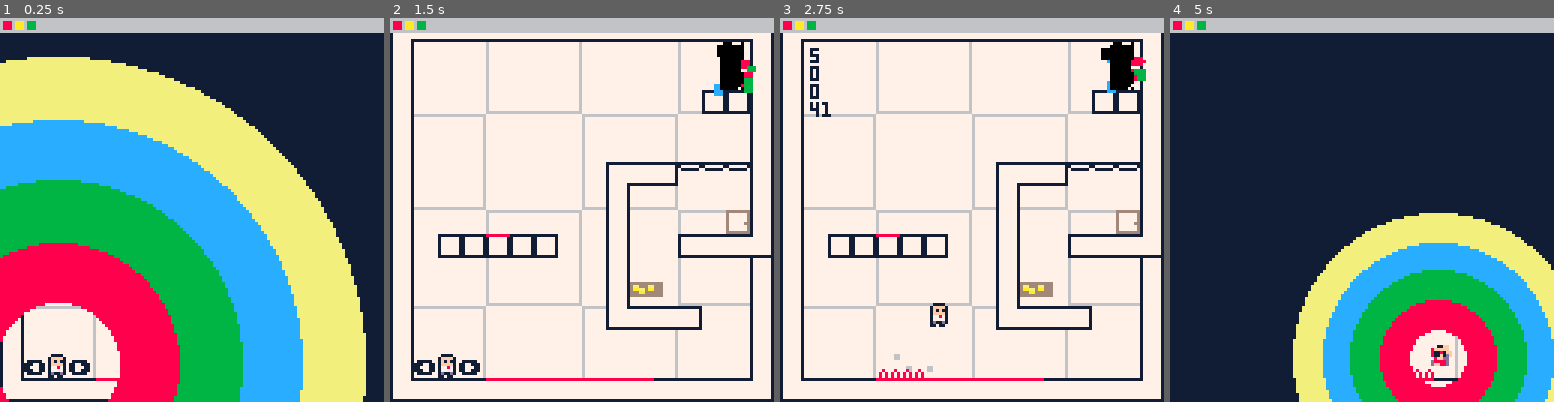
Above: before the commit, frames 1-4 (left to right).
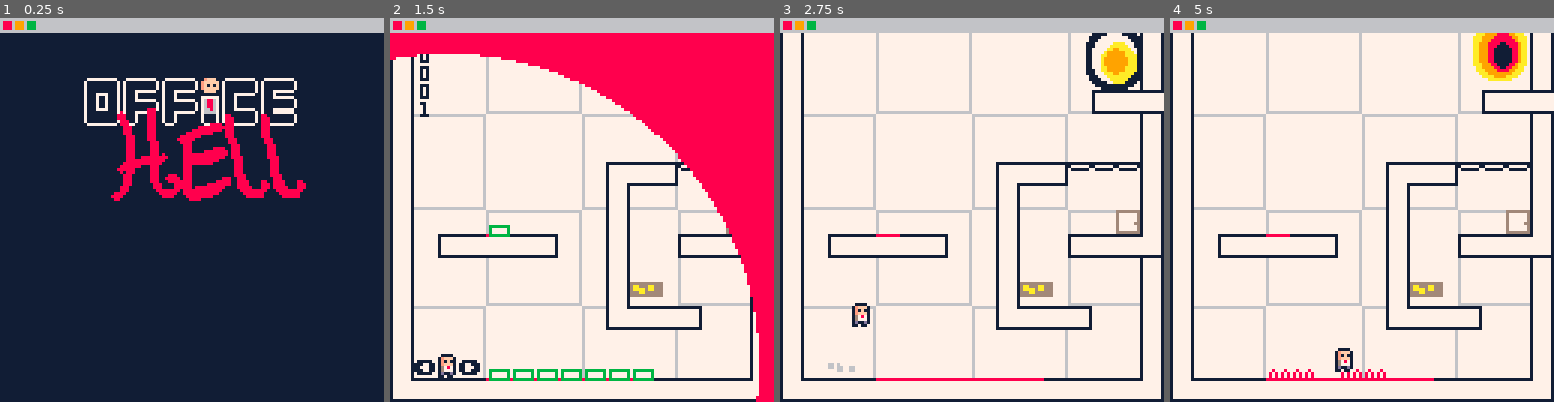
Above: after the commit, the same moments.

Repository: OllieBlomfield/office_game
Game: PICO-8 cartridge rr.p8
Same seed, same stepped clock (60 frames per second), same inputs: the game is played once before the commit and once after it.
Inputs:
- Up to frame 1 (0.25 s): no input
- Up to frame 2 (1.5 s): tap X (X key) at 0.33, 1.07 s; tap O (Z key) at 0.7 s
- Up to frame 3 (2.75 s): hold Right 1.6-2.1 s; tap O (Z key) at 1.7, 2.1, 2.5 s; tap X (X key) at 1.85 s; hold Right from 2.47 s (still down)
- Up to frame 4 (5 s): tap O (Z key) every 0.4 s from 2.9 to 4.9 s; tap X (X key) at 2.97, 4.08 s; release Right at 3.03 s; hold Left 3.08-3.58 s; hold Right 4.02-4.68 s

The runs differ from the first frame. In frame 1, 72% of the frame differs, in the area x 0-96%, y 0-100%; in frame 2, 25%; in frame 3, 4.0%; in frame 4, 90%, in the area x 0-100%, y 0-100%.

Commit message:
changed exit animation, added new level, added level transition anim and started on main menu

Diff:
--- a/rr.p8
+++ b/rr.p8
@@ -5,6 +5,8 @@
 #include scripts/player.lua
 #include scripts/collision.lua
 #include scripts/level.lua
+#include scripts/main_menu.lua
+#include scripts/level_transition.lua
 #include scripts/objects/object.lua
 #include scripts/objects/stop_sign.lua
 #include scripts/entities/entity.lua
@@ -86,27 +88,26 @@
 
 
 
-
 __gff__
 0000000340800000000040404000000000000000004000000000000000000000000000000000000000000000000000000303030303030303030302400000000080000000000000000000000000000000000000000000000000000000000000000000000000000000000000000000000040000000000000000000000000000000
 0000000000000000000000000000000000000000000000000000000000000000000000000000000000000000000000000000000000000000000000000000000000000000000000000000000000000000000000000000000000000000000000000000000000000000000000000000000000000000000000000000000000000000
 __map__
-3831313131313131313131313131313938313131313131313131313131313139383131313135313131313131313131393831313131313131313131313131313938313131313131313131313131313139000000000000000000000000000000000000000000000000000000000000000000000000000000000000000000000000
 3500000000000000000000000000003535000000000000000000000000000035350000000035000000000000000000353500000000000000000000000000003535000000000000000000000000000035000000000000000000000000000000000000000000000000000000000000000000000000000000000000000000000000
 3500000000000000000000000000003535000000000000000000000000000035350000000035000000000000000000353500000000000000000000000000003535000000000000000000000000000035000000000000000000000000000000000000000000000000000000000000000000000000000000000000000000000000
-35000000000000000000000000030335353a3a00000000000000000000000035354000000036000000000000000000353500000000000000000505003031313935000000000000000000000000000035000000000000000000000000000000000000000000000000000000000000000000000000000000000000000000000000
-3500000000000000000000000000003535000000000000000000000000000035343132000000000000000000303131333500000505050505003032000000003535000000000000000000000000000035000000000000000000000000000000000000000000000000000000000000000000000000000000000000000000000000
-3500000000000000000000000000003535000038313131320000000000000035350000000000000000030000000000353500003a30313132000000000000003535000000000000000000000000000035000000000000000000000000000000000000000000000000000000000000000000000000000000000000000000000000
-3500000000000000003831323a3a3a35350000350000000000000030323a3a35350004000000000000000000000000353500000000000000000000000000003535000000000000000000000000000035000000000000000000000000000000000000000000000000000000000000000000000000000000000000000000000000
-3500000000000000003500000000003535000035000000000000000000000035353a3a303131320000000000000000353505050500000000000000000000003535000000000000000000000000000035000000000000000000000000000000000000000000000000000000000000000000000000000000000000000000000000
+3500000000000000000000000000003535000000000000000000000000000035350000000035000000000000000000353500000000000000000000000000003535000000000000000000000000000035000000000000000000000000000000000000000000000000000000000000000000000000000000000000000000000000
+35000000000000000000000000303131353a3a00000000000000000000000035354000000036000000000000000000353500000000000000000505003031313935000000000000000000000000000035000000000000000000000000000000000000000000000000000000000000000000000000000000000000000000000000
+3500000000000000000000000000003535000000000000000000000000000035343132000000000000000000303131333500000505050505003032000000003531313131320030313200303132000035000000000000000000000000000000000000000000000000000000000000000000000000000000000000000000000000
+3500000000000000000000000000003535000038313131320000000000000035350000000000000000030000000000353500003a30313132000000000000003535000000001400000014000000000035000000000000000000000000000000000000000000000000000000000000000000000000000000000000000000000000
+3500000000000000003831323a3a3a35350000350000000000000030323a3a35350004000000000000000000000000353500000000000000000000000000003535000000040000000000000000050535000000000000000000000000000000000000000000000000000000000000000000000000000000000000000000000000
+3500000000000000003500000000003535000035000000000000000000000035353a3a3031313200000000000000003535050505000000000000000000000035353a3a3a303131313131313131313135000000000000000000000000000000000000000000000000000000000000000000000000000000000000000000000000
 35000000050000000035000000000c3535000035000000000000000000000035350000000000000000000000000000353530313200000000000000000000003535000000000000000000000000000035000000000000000000000000000000000000000000000000000000000000000000000000000000000000000000000000
-3500030303030300003500003031313335000035000000040000000012000035350000001400000000000000000000353500000000050505050505050000003535000000000000000000000000000035000000000000000000000000000000000000000000000000000000000000000000000000000000000000000000000000
-3500000000000000003500000000003535000035000000303131313131320035350000000000040000000000000000353500000000303131313131320000003535000000000000000000000000000035000000000000000000000000000000000000000000000000000000000000000000000000000000000000000000000000
-350000000000000000350a0b0000003535000035000000000000000000000035343131313131313139000000000000353500000000000000000000000000003535000000000000000000000000000035000000000000000000000000000000000000000000000000000000000000000000000000000000000000000000000000
-3500000000000000003431313200003535000035000000000000000000000035350000000000000034313200000000353500000000000000000000000505053535000000000000000000000000000035000000000000000000000000000000000000000000000000000000000000000000000000000000000000000000000000
-3500000000000000000000000000003535000034313131320000000000000035350000000000140000000000000000353500000000000000000000000303033535000000000000000000000000000035000000000000000000000000000000000000000000000000000000000000000000000000000000000000000000000000
-3500000005050505050505000000003535000000000000050505050500040035350000000000000000000000000000353505050505050505050505050505053535000000000000000000000000000035000000000000000000000000000000000000000000000000000000000000000000000000000000000000000000000000
-3431313131313131313131313131313334313131313131313131313131313133343131313131313131313131313131333431313131313131313131313131313334313131313131313131313131313133000000000000000000000000000000000000000000000000000000000000000000000000000000000000000000000000
+3500303131313200003500003031313335000035000004000000000012000035350000001400000000000000000000353500000000050505050505050000003535000000000000000000000000000035000000000000000000000000000000000000000000000000000000000000000000000000000000000000000000000000
+3500000000000000003500000000003535000035000030313131313131320035350000000000040000000000000000353500000000303131313131320000003535000000370000370000000000000035000000000000000000000000000000000000000000000000000000000000000000000000000000000000000000000000
+350000000000000000350a0b0000003535000035000000000000000000000035343131313131313139000000000000353500000000000000000000000000003535000000350000350000000000000035000000000000000000000000000000000000000000000000000000000000000000000000000000000000000000000000
+3500000000000000003431313200003535000035000000000000000000000035350000000000000034313200000000353500000000000000000000000505053535000000343131330000370000370035000000000000000000000000000000000000000000000000000000000000000000000000000000000000000000000000
+3500000000000000000000000000003535000034313131320000000000000035350000000000140000000000000000353500000000000000000000000303033535000000000000000000350000350035000000000000000000000000000000000000000000000000000000000000000000000000000000000000000000000000
+3500000005050505050505000000003535000000000000050505050500040035350000000000000000000000000000353505050505050505050505050505053535000000000000000000353839350035000000000000000000000000000000000000000000000000000000000000000000000000000000000000000000000000
+3431313131313131313131313131313334313131313131313131313131313133343131313131313131313131313131333431313131313131313131313131313334313131313131313131353535343133000000000000000000000000000000000000000000000000000000000000000000000000000000000000000000000000
 3831313131313131313131313131313900000000000000000000000000000000000000000000000000000000000000000000000000000000000000000000000000000000000000000000000000000000000000000000000000000000000000000000000000000000000000000000000000000000000000000000000000000000
 3500000000000000000000000000003500000000000000000000000000000000000000000000000000000000000000000000000000000000000000000000000000000000000000000000000000000000000000000000000000000000000000000000000000000000000000000000000000000000000000000000000000000000
 3500000000000038313131313131313131313131313139000000000000000000000000000000000000000000000000000000000000000000000000000000000000000000000000000000000000000000000000000000000000000000000000000000000000000000000000000000000000000000000000000000000000000000
--- a/scripts/draw_methods.lua
+++ b/scripts/draw_methods.lua
@@ -3,8 +3,9 @@
   pal(1,129,1)
   pal(2,136,1)
   pal(5,134,1)
+  --pal(10,143,1)
   pal(11,139,1)
-  pal(14,135,1)
+  pal(14,143,1)
   palt(4, true)
   palt(0, false)
 end
@@ -12,7 +13,7 @@
 function draw_foreground()
   rectfill(0,0,128,4,6)
   for i=0,2 do
-    rectfill(1+(i*4),1,3+(i*4),3,({8,10,11})[i+1])
+    rectfill(1+(i*4),1,3+(i*4),3,({8,9,11})[i+1])
   end
 end
 
@@ -36,3 +37,16 @@
     end
   end
 end
+
+function draw_debug()
+  print(#particles,10,10,1)
+  print(mx)
+  print(my)
+  print(lvl)
+  for e in all(entities) do
+    rect(e.x,e.y,e.x+e.w,e.y+e.h,11)
+  end
+  for o in all(objects) do
+    rect(o.x,o.y,o.x+o.w,o.y+o.h,11)
+  end
+end
--- a/scripts/entities/entity.lua
+++ b/scripts/entities/entity.lua
@@ -4,3 +4,7 @@
         plr_damage()
     end
 end
+
+function entity_update()
+    for e in all(entities) do e.update(e) end
+end
--- a/scripts/entities/exit.lua
+++ b/scripts/entities/exit.lua
@@ -1,25 +1,25 @@
 function add_exit(x,y)
-    temp_particles = {}
-    for i=0,13 do
-        add(temp_particles,{
-            dir=rnd({-1,-0.5,0.5,1}),
-            x=rnd({-2,-1,1,2})*(rnd(2)+1),
-            y=rnd({-2,-1,1,2})*(rnd(2)+1),
-            c=rnd({0,8,8,10,10,11,11,12,12}),
-            sx=rnd(3),
-            sy=rnd(3)
-        })
-    end
+    -- temp_particles = {}
+    -- for i=0,13 do
+    --     add(temp_particles,{
+    --         dir=rnd({-1,-0.5,0.5,1}),
+    --         x=rnd({-2,-1,1,2})*(rnd(2)+1),
+    --         y=rnd({-2,-1,1,2})*(rnd(2)+1),
+    --         c=rnd({0,8,8,10,10,11,11,12,12}),
+    --         sx=rnd(3),
+    --         sy=rnd(3)
+    --     })
+    -- end
 
 
     add(entities,{
         x=x,
         y=y,
-        w=8,
-        h=16,
+        w=12,
+        h=12,
         update=exit_update,
         draw=exit_draw,
-        particles=temp_particles,
+        --particles=temp_particles,
         active=true,
     })
 end
@@ -31,22 +31,63 @@
     end
 end
 
+-- function exit_draw(e)
+--     --ovalfill(exit.x,exit.y,exit.x+exit.w,exit.y+exit.h,0)
+--     if e.active then
+--         local center_x = e.x+e.w\2
+--         local center_y = e.y+e.h\2
+--         for p in all(e.particles) do
+--             off_x=2*sin((t+rnd(20))/100)
+--             off_y=2*cos((t+rnd(20))/100)
+--             rectfill(
+--             p.x+center_x+off_x*p.dir,
+--             p.y+center_y+off_y*p.dir,
+--             p.x+center_x+p.sx+rnd(2)+off_x*p.dir,
+--             p.y+center_y+p.sy+rnd(2)+off_y*p.dir,
+--             p.c)
+--         end
+--         spr(rnd({45,46,47}),e.x,e.y,1,2)
+--     else
+--         spr(65,e.x,e.y,1,2)
+--     end
+-- end
+
 function exit_draw(e)
-    --ovalfill(exit.x,exit.y,exit.x+exit.w,exit.y+exit.h,0)
     if e.active then
-        local center_x = e.x+e.w\2
-        local center_y = e.y+e.h\2
-        for p in all(e.particles) do
-            off_x=2*sin((t+rnd(20))/100)
-            off_y=2*cos((t+rnd(20))/100)
-            rectfill(
-            p.x+center_x+off_x*p.dir,
-            p.y+center_y+off_y*p.dir,
-            p.x+center_x+p.sx+rnd(2)+off_x*p.dir,
-            p.y+center_y+p.sy+rnd(2)+off_y*p.dir,
-            p.c)
+        for i=6,2,-1 do
+            rr = rrectfill
+            if i==5 then
+                rr=rrect
+            end
+            local c = i==5 and 1 or 0
+            i = min(i,5)
+            -- r = i*0.05*(t%120)
+            -- circfill(e.x+4,e.y+8,r/2,({8,11,12,14,1})[flr(r)\2])
+            local cl = flr(t/20)
+            -- circfill(e.x+4,e.y+8,i*2,({8,11,12,14,1})[(c-i)%5+1])
+            -- local x = e.x + 4 + 3*cos((t+3*i)/80)
+            -- local y = e.y + 8 + 3*sin((t+3*i)/80)
+            -- circfill(x,y,i*3,({7,8,7,6,8})[i])
+
+            local x = e.x + 6 - i*2 + 3*cos((t+3*i)/120)
+            local y = e.y + 6 - i*2 + 3*sin((t+3*i)/120)
+            rr(
+                x,
+                y,
+                2*sin((t+3*i)/120)+i*4,
+                2*cos((t+3*i)/120)+i*4,
+                6,
+                ({1,7,10,9,8,2})[(cl-i)%5+1]
+            )
+            -- circfill(
+            --     x,
+            --     y,
+            --     2*sin((t+3*i)/120)+i*4,
+            --     ({1,7,10,9,8,2})[i + c]
+            -- )
+            --{7,8,7,8,2,1}
+            --circfill(x,y,i*3,({7,8,7,6,8})[i])
         end
-        spr(rnd({45,46,47}),e.x,e.y,1,2)
     else
         spr(65,e.x,e.y,1,2)
     end
--- a/scripts/entities/ghost.lua
+++ b/scripts/entities/ghost.lua
@@ -2,7 +2,7 @@
     add(entities,{
         x=x,
         y=y,
-        h=8,
+        h=7,
         w=8,
         origin_y=y,
         update=ghost_update,
--- a/scripts/level.lua
+++ b/scripts/level.lua
@@ -1,9 +1,10 @@
 levels = {}
-levels[1] = {{16,112}, {110,8}, function() end}
+levels[1] = {{16,112}, {104,8}, function() end}
 levels[2] = {{16,112}, {16,8}}
 levels[3] = {{16,112}, {104,16}}
 levels[4] = {{9,112}, {110,8}}
-levels[5] = {{111,112}, {110,8}}
+levels[5] = {{9,112}, {10,8}}
+levels[6] = {{9,112}, {16,8}}
 
 function reset_level() --fix mx and my
     level_state = 0 --0 intro, 1 playing, 2 clear
@@ -16,6 +17,7 @@
     plr_init(current_lvl[1][1],current_lvl[1][2])
     level_has_key = false
     key_collected = false
+    level_cleared = false
     level_anim_start_time = t
     level_anim_time = 0
     scan_map()
@@ -28,6 +30,7 @@
 
 function next_level()
     lvl+=1
+    level_cleared = true
     transition_out_level()
 end
 
@@ -35,3 +38,85 @@
     level_state = 2
     level_anim_start_time = t + 40
 end
+
+function level_intro()
+  entity_update()
+  level_anim_time = t - level_anim_start_time
+  if level_anim_time > 60 then
+    level_state = 1
+  end
+end
+
+function level_play()
+  plr_update()
+  entity_update()
+  for p in all(particles) do
+    p.update(p)
+    p.l-=1
+    if p.l <= 0 then
+      del(particles,p)
+    end
+  end
+end
+
+function level_outro()
+  level_anim_time = level_anim_start_time - t
+  if level_anim_time < -2 then
+    if level_cleared then
+      transition_init()
+    else
+      reset_level()
+    end
+  end
+end
+
+function level_init()
+  reset_level()
+  update = level_update
+  draw = level_draw
+end
+
+function level_update()
+    t+=1
+    if level_state==0 then
+      level_intro()
+    elseif level_state==1 then
+      level_play()
+    elseif level_state==2 then
+      level_outro()
+    end
+
+    if btnp(5) then
+      debug_menu = not debug_menu
+    end
+end
+
+function level_draw()
+    cls(7)
+    draw_background()
+    rect(0,0,127,127,1)
+    map(mx,my,0,0,16,16,127)
+
+    for p in all(particles) do p.draw(p) end
+    for e in all(entities) do e.draw(e) end
+    if plr.visible then plr_draw() end
+
+    if debug_menu then
+      draw_debug()
+    end
+    --print(plr.state)
+    --print(#objects)
+
+    --circfill(plr.x+4,plr.y+4,cos(time()/4)*300,0 | 0x1800)
+    if level_state==0 or level_state==2 then
+      --fillp(░)
+      poke(0x5f34,0x2)
+      for i=1,5 do
+        circfill(plr.x+3,plr.y+3,i*0.08*level_anim_time*level_anim_time, ({8,11,12,14,1})[i] | 0x1800)
+      end
+    end
+    --circfill(plr.x+3, plr.y+3, 2, 0 | 0x1800)
+
+
+    draw_foreground()
+end
--- /dev/null
+++ b/scripts/level_transition.lua
@@ -0,0 +1,22 @@
+function transition_init()
+    update = transition_update
+    draw = transition_draw
+
+    transition_anim_time = -10
+end
+
+function transition_update()
+    transition_anim_time+=1
+    if transition_anim_time>140 then
+        level_init()
+    end
+end
+
+function transition_draw()
+    cls(1)
+    --fillp(░)
+    rrectfill(transition_anim_time-2,58,10,12,3,7 | 6)
+    --fillp()
+    spr(({33,34,35,34})[1+(transition_anim_time%60\15)],transition_anim_time,60)
+    draw_foreground()
+end
--- a/scripts/main.lua
+++ b/scripts/main.lua
@@ -1,99 +1,14 @@
 function _init()
   t=0
-  lvl=1
+  lvl = 1
   debug_menu=false
-  reset_level()
+  menu_init()
 end
 
-function _update60()
-    t+=1
-    if level_state==0 then
-      level_intro()
-    elseif level_state==1 then
-      level_play()
-    elseif level_state==2 then
-      level_outro()
-    end
-
-    if btnp(5) then
-      debug_menu = not debug_menu
-    end
+function _update60() update() end
+function _draw()
+  set_pal()
+  draw()
 end
 
-function _draw()
-    cls(7)
-    set_pal()
-    draw_background()
-    rect(0,0,127,127,1)
-    map(mx,my,0,0,16,16,127)
-
-    for p in all(particles) do
-      p.draw(p)
-    end
-    for e in all(entities) do
-      e.draw(e)
-    end
-    if plr.visible then plr_draw() end
-
-    if debug_menu then
-      draw_debug()
-    end
-    --print(plr.state)
-    --print(#objects)
-    -- for e in all(entities) do
-    --   rect(e.x,e.y,e.x+e.w,e.y+e.h,11)
-    -- end
-    -- for o in all(objects) do
-    --   rect(o.x,o.y,o.x+o.w,o.y+o.h,11)
-    -- end
-
-    --circfill(plr.x+4,plr.y+4,cos(time()/4)*300,0 | 0x1800)
-    if level_state==0 or level_state==2 then
-      --fillp(░)
-      poke(0x5f34,0x2)
-      for i=1,5 do
-        circfill(plr.x+3,plr.y+3,i*0.08*level_anim_time*level_anim_time, ({8,11,12,14,1})[i] | 0x1800)
-      end
-    end
-    --circfill(plr.x+3, plr.y+3, 2, 0 | 0x1800)
-
-
-    draw_foreground()
-end
 --{1,12,8,11,1}
-
-
-function draw_debug()
-  print(#particles,10,10,1)
-  print(mx)
-  print(my)
-  print(level_anim_time)
-end
-
-function level_intro()
-  level_anim_time = t - level_anim_start_time
-  if level_anim_time > 40 then
-    level_state = 1
-  end
-end
-
-function level_play()
-  plr_update()
-  for e in all(entities) do
-    e.update(e)
-  end
-  for p in all(particles) do
-    p.update(p)
-    p.l-=1
-    if p.l <= 0 then
-      del(particles,p)
-    end
-  end
-end
-
-function level_outro()
-  level_anim_time = level_anim_start_time - t
-  if level_anim_time < 0 then
-    reset_level()
-  end
-end
--- /dev/null
+++ b/scripts/main_menu.lua
@@ -0,0 +1,37 @@
+function menu_init()
+    update = menu_update
+    draw = menu_draw
+
+    options = {"play"}
+    logo_offset_y = 0
+    menu_state = 1 --0 credits, 1 logo, 2 game transition
+end
+
+function menu_update()
+    if menu_state==1 then
+        if btnp(4) then menu_state = 2 end
+    elseif menu_state==2 then
+        logo_offset_y-=6
+        if logo_offset_y < -60 then
+            level_init()
+        end
+    end
+end
+
+function menu_draw()
+    cls(1)
+    -- rrect(22,68,84,54,6,7)
+    -- rrectfill(24,70,80,50,6)
+    -- for i=1,#options do
+    --     print(options[i],26,72,1)
+    -- end
+    draw_logo()
+    draw_foreground()
+end
+
+function draw_logo()
+    spr(96,28,20 + logo_offset_y,9,2)
+    spr(73,37,30 + logo_offset_y,5,4)
+    spr(78,74,29 + logo_offset_y,2,4)
+    spr(78,86,29 + logo_offset_y,2,4)
+end
--- a/scripts/player.lua
+++ b/scripts/player.lua
@@ -20,6 +20,7 @@
     jumpheld = false,
     grounded = true,
     jumpfrc = 1.7,
+    jmp_buffer = 0,
     gravity = NORMAL_GRAVITY,
     spd = 0.5,
     no_stop_delay = 0,
@@ -90,7 +91,9 @@
 
   if t%20>14 and plr.grounded then add_dust(plr.x+3,plr.y+8) end
 
-  if btnp(4) and not plr.jumping and plr.grounded then --doesnt check grounded
+  if btnp(4) then plr.jmp_buffer = 6 else plr.jmp_buffer -= 1 end
+
+  if plr.jmp_buffer>0 and not plr.jumping and plr.grounded then --doesnt check grounded
     add_dust(plr.x,plr.y+8)
     add_dust(plr.x+7,plr.y+8)
     plr.jumping = true
Not shown, changed: 40 lines of the sprite sheet (__gfx__) section of rr.p8
Not shown, added: spritesheet.png
